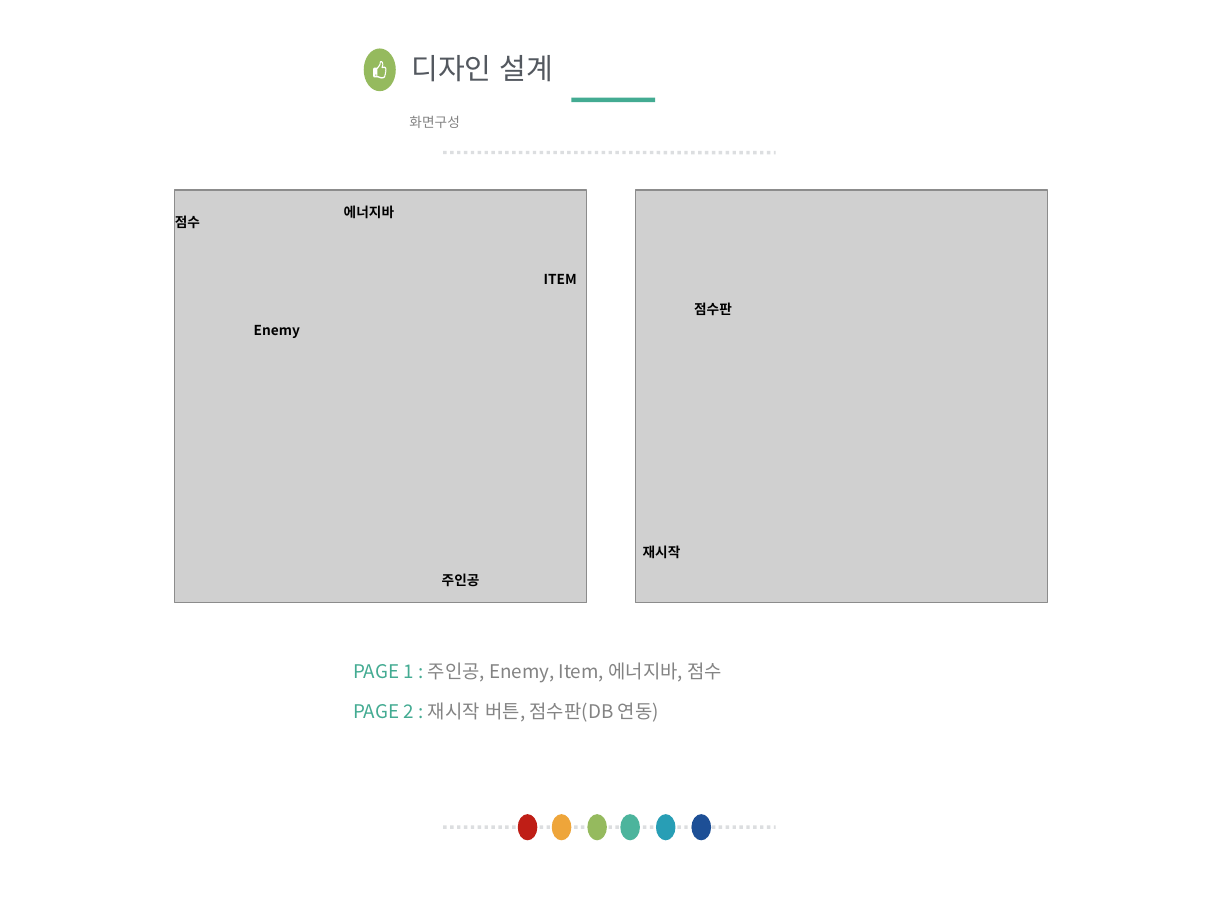
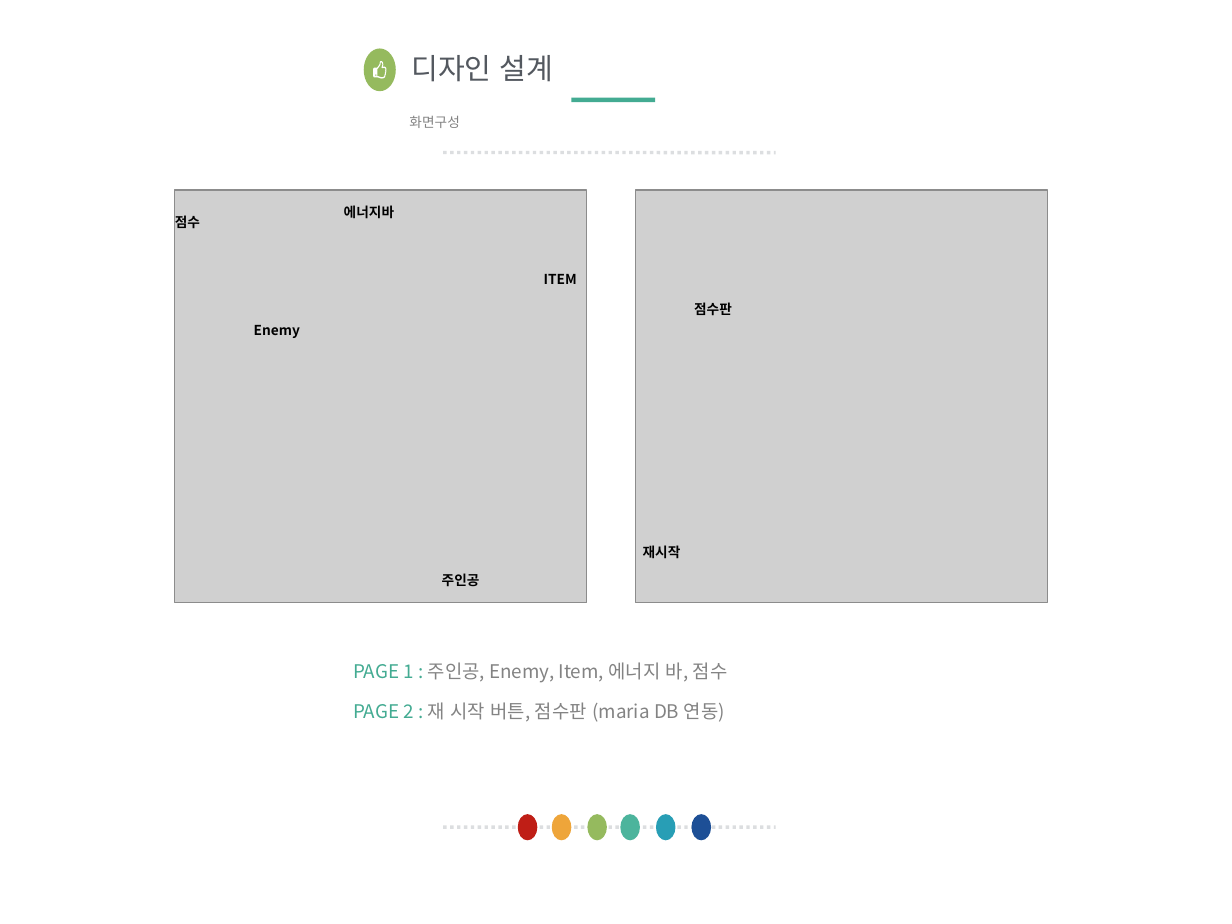
Before and after one commit to zenxen1/html_works, a slide deck: slide 6 of node_project01/프로젝트 1 (javascript).pptx (slide 5 before the commit). Drawn at 1232x924 pixels with LibreOffice and Linux fonts; fonts in the diff are those of the drawing; grey boxes stand for pictures. Boxes give left, top, right and bottom in pixels: in the first picture for what was removed or moved away, otherwise in the second. Text is boxed around its words. In the diff, an @@ line names an element or a change of style, - is before the commit and + after.

```diff
--- a/node_project01/프로젝트 1 (javascript).pptx
+++ b/node_project01/프로젝트 1 (javascript).pptx
@@ text in free at [353, 662, 728, 722]: text changed @@
-PAGE 1 : 주인공, Enemy, Item, 에너지바, 점수
-PAGE 2 : 재시작 버튼, 점수판(DB 연동)
+PAGE 1 : 주인공, Enemy, Item, 에너지 바, 점수
+PAGE 2 : 재 시작 버튼, 점수판 (maria DB 연동)
```
Also in this commit, not shown: 5 other slides changed, 1 slide added, 42 other files.
